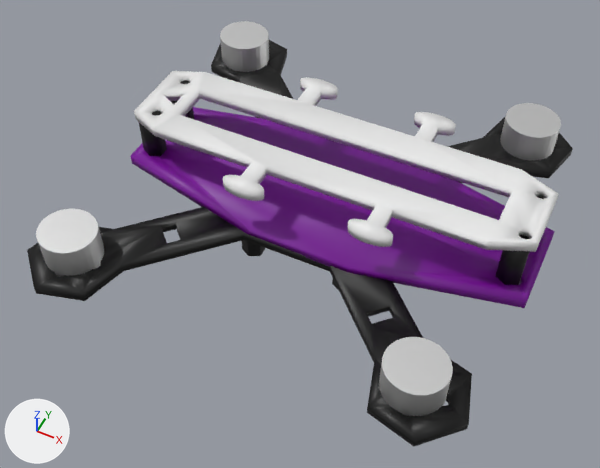
The Blender file blender/custom.blend, before and after one commit.
Both versions are drawn from a camera (50 mm lens) standing at (0.0468, -0.0995, 0.1209) and looking at (0.002, -0.0099, 0.0089). The axes (+X, +Y, +Z) are drawn at lower left. The lights are the same throughout.

In view in the first picture: 'Carbon Fiber Frame Top Longer', 'Combo Board', 'Cylinder', 'Cylinder.001', 'Cylinder.002', 'Cylinder.003', 'Leg.006', 'frame_bottom'.
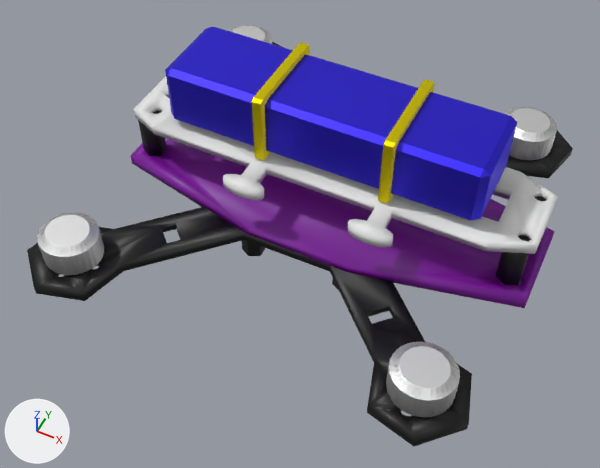
Commit message: modified:   meshes/collada_files/custom.dae

Edits to the bpy script that builds the scene:
```text
Change me_cylinder:
    used by ob_cylinder; location = (-0.032, 0.0312, 0.012); scale = (1.0, 1.0, 0.64)
    remove me_cylinder.from_pydata(...)  # 64 vertices, 34 faces; spans x -0.00528..0.00528, y -0.00509..0.00509, z -0.00525..0.00525
    add me_cylinder.from_pydata(...)  # 192 vertices, 194 faces; spans x -0.00533..0.00533, y -0.00513..0.00513, z -0.00525..0.00525
    me_cylinder part 2: 64 vertices removed from x -0.00528..0.00528, y -0.00509..0.00509, z -0.00525..0.00525; 192 vertices added at x -0.00533..0.00533, y -0.00513..0.00513, z -0.00525..0.00525
Change me_cylinder_001:
    used by ob_cylinder_001; location = (-0.0313, -0.0321, 0.012); scale = (1.0, 1.0, 0.64)
    remove me_cylinder_001.from_pydata(...)  # 64 vertices, 34 faces; spans x -0.00528..0.00528, y -0.00509..0.00509, z -0.00525..0.00525
    add me_cylinder_001.from_pydata(...)  # 192 vertices, 194 faces; spans x -0.00533..0.00533, y -0.00513..0.00513, z -0.00525..0.00525
    me_cylinder_001 part 1: 64 vertices removed from x -0.00528..0.00528, y -0.00509..0.00509, z -0.00525..0.00525; 192 vertices added at x -0.00533..0.00533, y -0.00513..0.00513, z -0.00525..0.00525
Change me_cylinder_002:
    used by ob_cylinder_002; location = (0.0319, -0.0308, 0.012); scale = (1.0, 1.0, 0.64)
    remove me_cylinder_002.from_pydata(...)  # 64 vertices, 34 faces; spans x -0.00528..0.00528, y -0.00509..0.00509, z -0.00525..0.00525
    add me_cylinder_002.from_pydata(...)  # 192 vertices, 194 faces; spans x -0.00533..0.00533, y -0.00513..0.00513, z -0.00525..0.00525
    me_cylinder_002 part 3: 64 vertices removed from x -0.00528..0.00528, y -0.00509..0.00509, z -0.00525..0.00525; 192 vertices added at x -0.00533..0.00533, y -0.00513..0.00513, z -0.00525..0.00525
Change me_cylinder_003:
    used by ob_cylinder_003; location = (0.0318, 0.0316, 0.012); scale = (1.0, 1.0, 0.64)
    remove me_cylinder_003.from_pydata(...)  # 64 vertices, 34 faces; spans x -0.00528..0.00528, y -0.00509..0.00509, z -0.00525..0.00525
    add me_cylinder_003.from_pydata(...)  # 192 vertices, 194 faces; spans x -0.00533..0.00533, y -0.00513..0.00513, z -0.00525..0.00525
    me_cylinder_003 part 4: 64 vertices removed from x -0.00528..0.00528, y -0.00509..0.00509, z -0.00525..0.00525; 192 vertices added at x -0.00533..0.00533, y -0.00513..0.00513, z -0.00525..0.00525
Change ob_cylinder:
    ob_cylinder.location: (-0.032, 0.0312, 0.012) -> (-0.0313, 0.0312, 0.012)
Change ob_cylinder_002:
    ob_cylinder_002.location: (0.0319, -0.0308, 0.012) -> (0.0312, 0.0312, 0.012)
Change ob_cylinder_003:
    ob_cylinder_003.location: (0.0318, 0.0316, 0.012) -> (0.0331, -0.0305, 0.012)
Change ob_carbon_fiber_frame_top_longer:
    ob_carbon_fiber_frame_top_longer.rotation_euler: (-0.0134, -0.0118, -4.713) -> (0.0, 0.0, 1.571)  # degrees (-0.8, -0.7, -270) -> degrees (0, 0, 90)
Add ob_cube_002:
    ob_cube_002 = bpy.data.objects.new('Cube.002', me_cube_003)  # 24 vertices, 26 faces; spans x -0.172..0.172, y -0.053..0.053, z -0.056..0.056; in mat_material_017 (yellow #e7d910)
    ob_cube_002.location = (0.0162, 0.0013, 0.0279)
    ob_cube_002.scale = (0.005, 0.17, 0.12)
Add ob_cube_001:
    ob_cube_001 = bpy.data.objects.new('Cube.001', me_cube_001)  # 24 vertices, 26 faces; spans x -0.172..0.172, y -0.053..0.053, z -0.056..0.056; in mat_material_015 (blue #4035e7)
    ob_cube_001.location = (0.0029, 0.0015, 0.0279)
    ob_cube_001.scale = (0.17, 0.15, 0.1)
Add ob_cube:
    ob_cube = bpy.data.objects.new('Cube', me_cube)  # 24 vertices, 26 faces; spans x -0.172..0.172, y -0.053..0.053, z -0.056..0.056; in mat_material_014 (yellow #e7d910)
    ob_cube.location = (-0.0071, 0.0013, 0.0279)
    ob_cube.scale = (0.005, 0.17, 0.12)
```

Location of each change, [x1, y1, x2, y2] in pixels of the pictures (600 x 468 px):
'Cube.001', added (blue)
    after: [165, 27, 517, 220]
'Carbon Fiber Frame Top Longer', turned
    before: [134, 71, 559, 252]
    after: [134, 76, 558, 254]
'Cylinder.003', reshaped, moved (21% wider, 31% taller)
    before: [500, 103, 561, 161]
    after: [386, 341, 460, 417]
'Cylinder.002', reshaped, moved
    before: [379, 337, 453, 416]
    after: [505, 107, 557, 161]
'Cylinder.001', reshaped (7% shorter)
    before: [36, 209, 104, 277]
    after: [37, 212, 104, 275]
'Cylinder', reshaped, moved
    before: [220, 21, 269, 72]
    after: [229, 25, 272, 44]
'Cube.002', added (yellow)
    after: [378, 79, 435, 204]
'Cube', added (yellow)
    after: [252, 42, 310, 161]
